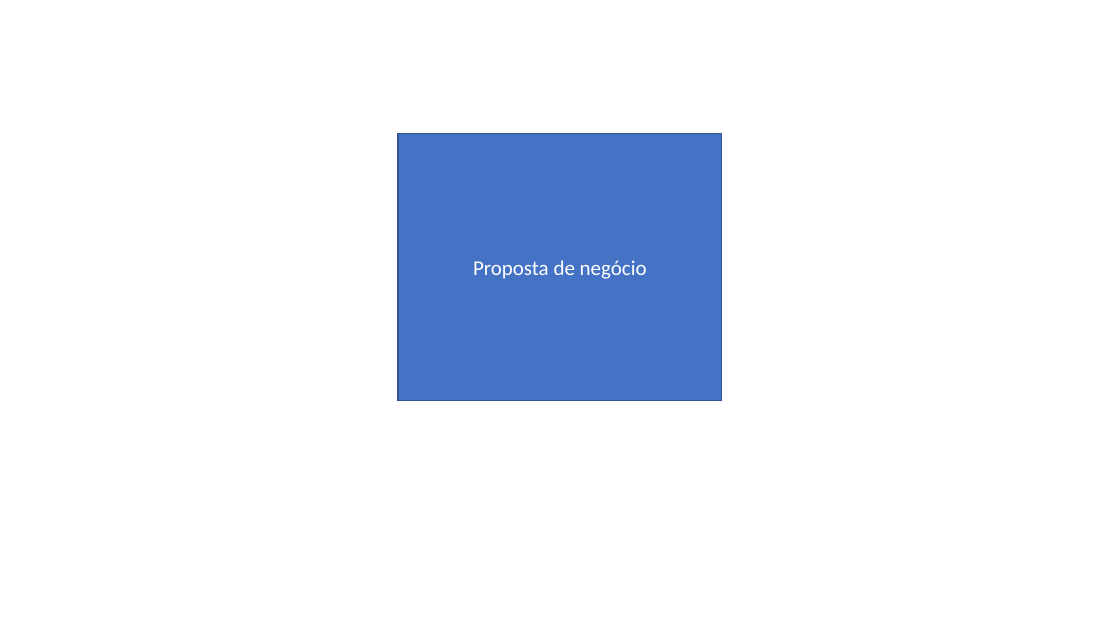
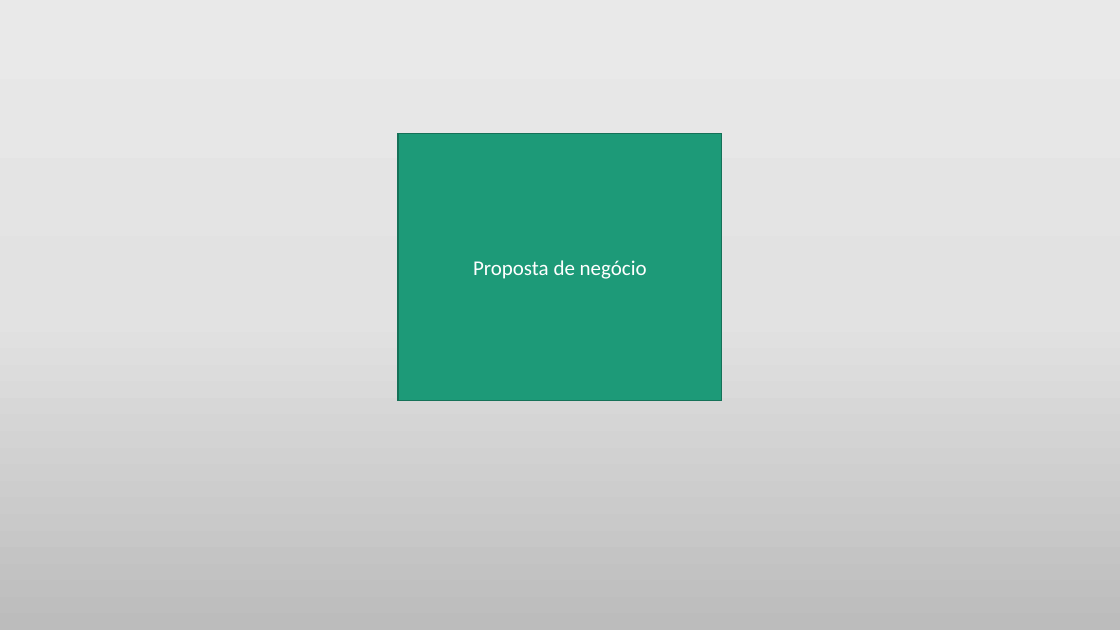
Before and after one commit to vitorsilv/Next-Streaming, a slide deck: slide 8 of Documentação/Deep dive.pptx. Drawn at 1120x630 pixels with LibreOffice and Linux fonts; fonts in the diff are those of the drawing. Boxes give left, top, right and bottom in pixels: in the first picture for what was removed or moved away, otherwise in the second. Text is boxed around its words. In the diff, an @@ line names an element or a change of style, - is before the commit and + after.

```diff
--- a/Documentação/Deep dive.pptx
+++ b/Documentação/Deep dive.pptx
@@ background #FFFFFF to gradient #EBEAEA to #E4E3E3 to #BDBCBC @@
@@ rectangle "Proposta de negócio" at [398,134,723,400]: fill #4472C4 to #1D9A78; outline #325491 1 pt to #157259 1 pt @@
```
Also in this commit, not shown: 8 other slides changed, 4 slides added, 4 slides removed.
